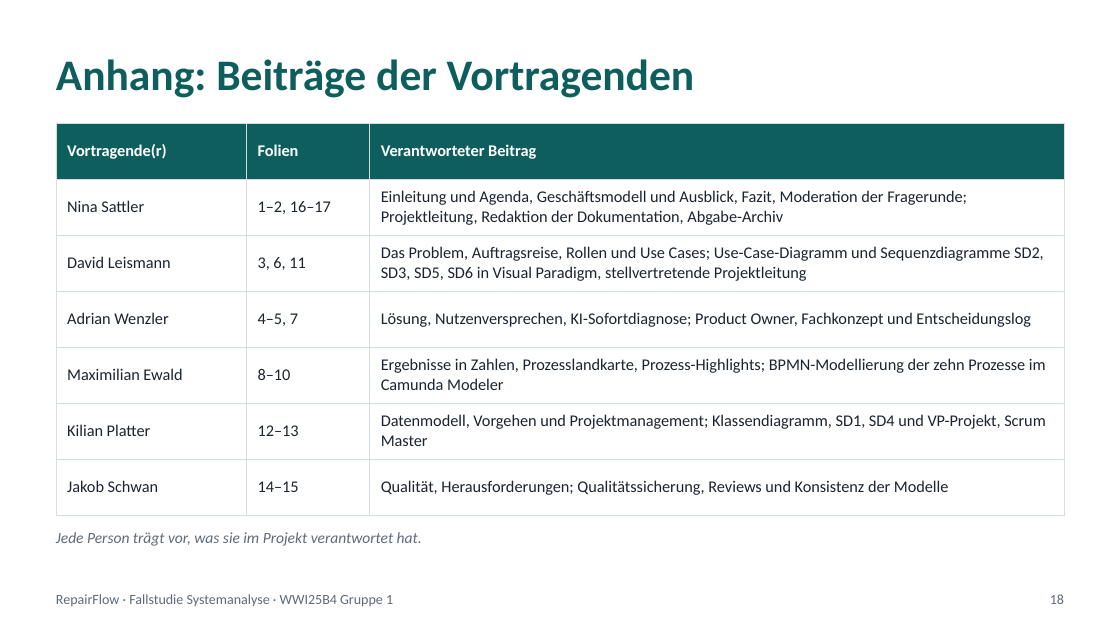
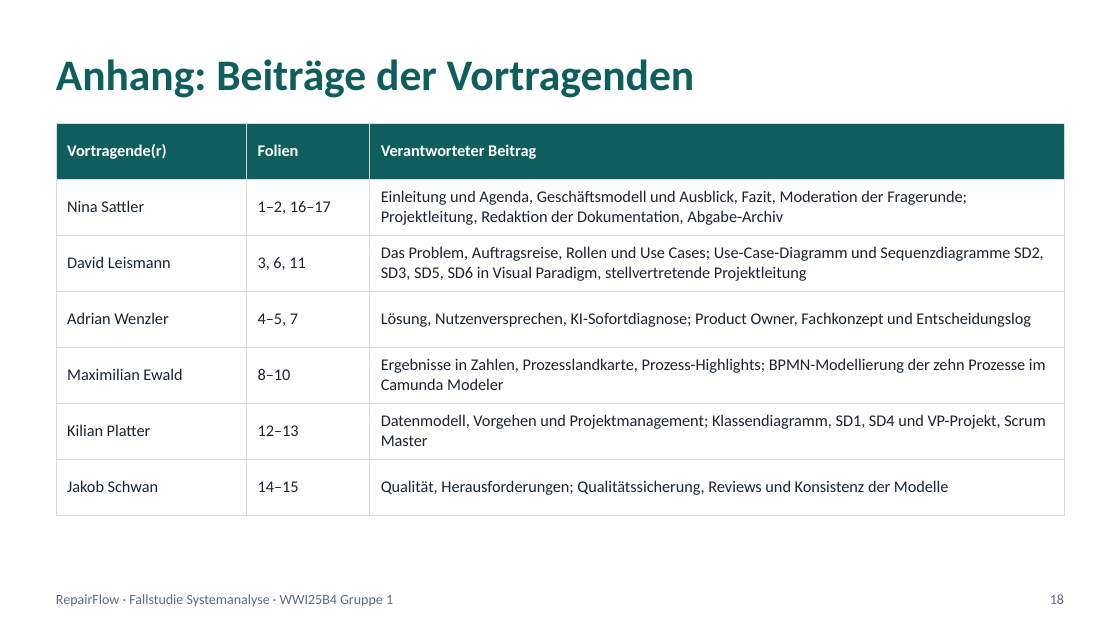
Before and after one commit to jakobschwan123-cmd/casestudy-semester-3, a slide deck: slide 18 of 4_praesentation/Abschlusspraesentation.pptx. Drawn at 1120x630 pixels with LibreOffice and Linux fonts; fonts in the diff are those of the drawing. Boxes give left, top, right and bottom in pixels: in the first picture for what was removed or moved away, otherwise in the second. Text is boxed around its words. In the diff, an @@ line names an element or a change of style, - is before the commit and + after.

Commit message:
[T05 2026-10-20] docs: letzte Korrekturen an Präsentation und Doku

```diff
--- a/4_praesentation/Abschlusspraesentation.pptx
+++ b/4_praesentation/Abschlusspraesentation.pptx
@@ text removed at (56, 532, 422, 546) @@
-Jede Person trägt vor, was sie im Projekt verantwortet hat.
```
Also in this commit, not shown: 2 other files.
